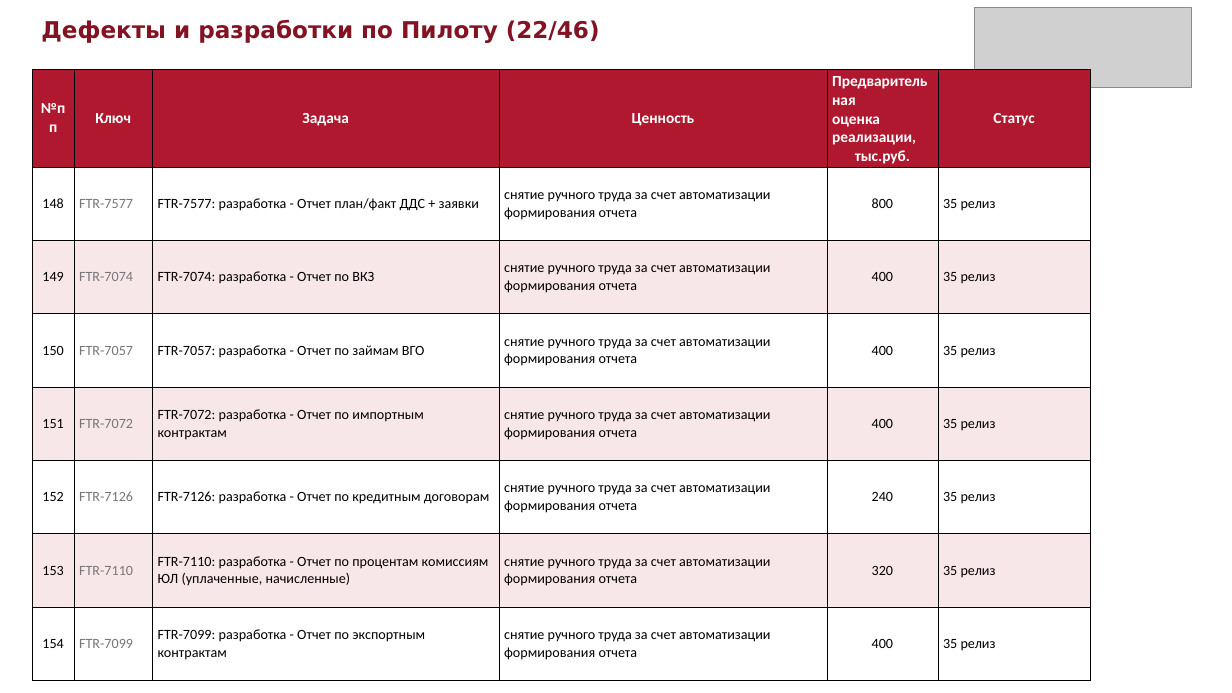
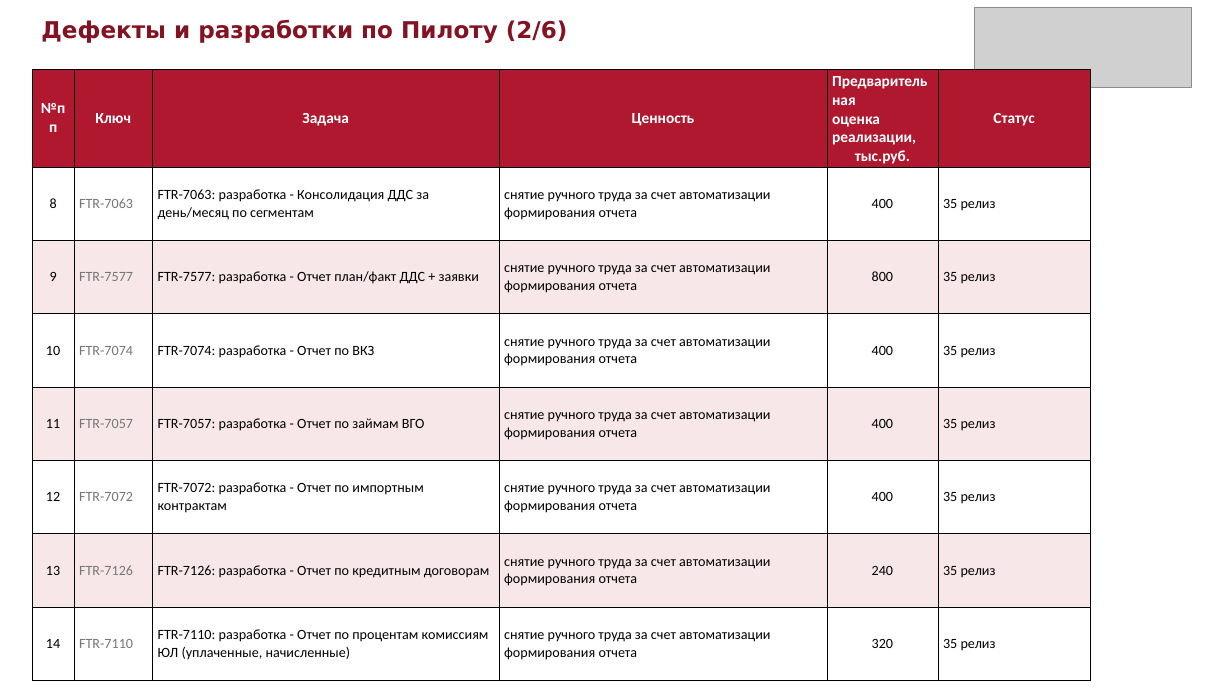
Before and after one commit to sokrat-in-me/pptx, a slide deck: slide 2 of Дефекты_и_разработки_по_Пилоту.pptx (slide 22 before the commit). Drawn at 1232x693 pixels with LibreOffice and Linux fonts; fonts in the diff are those of the drawing; grey boxes stand for pictures. Boxes give left, top, right and bottom in pixels: in the first picture for what was removed or moved away, otherwise in the second. Text is boxed around its words. In the diff, an @@ line names an element or a change of style, - is before the commit and + after.

```diff
--- a/Дефекты_и_разработки_по_Пилоту.pptx
+++ b/Дефекты_и_разработки_по_Пилоту.pptx
@@ text at (41,19,568,43): text changed @@
-Дефекты и разработки по Пилоту (22/46)
+Дефекты и разработки по Пилоту (2/6)
@@ table at (32,69,1091,664) @@
-row 2: 148 | FTR-7577 | FTR-7577: разработка - Отчет план/факт ДДС + заявки | снятие ручного труда за счет автоматизации формирования отчета | 800 | 35 релиз
+row 2: 8 | FTR-7063 | FTR-7063: разработка - Консолидация ДДС за день/месяц по сегментам | снятие ручного труда за счет автоматизации формирования отчета | 400 | 35 релиз
-row 3: 149 | FTR-7074 | FTR-7074: разработка - Отчет по ВКЗ | снятие ручного труда за счет автоматизации формирования отчета | 400 | 35 релиз
+row 3: 9 | FTR-7577 | FTR-7577: разработка - Отчет план/факт ДДС + заявки | снятие ручного труда за счет автоматизации формирования отчета | 800 | 35 релиз
-row 4: 150 | FTR-7057 | FTR-7057: разработка - Отчет по займам ВГО | снятие ручного труда за счет автоматизации формирования отчета | 400 | 35 релиз
+row 4: 10 | FTR-7074 | FTR-7074: разработка - Отчет по ВКЗ | снятие ручного труда за счет автоматизации формирования отчета | 400 | 35 релиз
-row 5: 151 | FTR-7072 | FTR-7072: разработка - Отчет по импортным контрактам | снятие ручного труда за счет автоматизации формирования отчета | 400 | 35 релиз
+row 5: 11 | FTR-7057 | FTR-7057: разработка - Отчет по займам ВГО | снятие ручного труда за счет автоматизации формирования отчета | 400 | 35 релиз
-row 6: 152 | FTR-7126 | FTR-7126: разработка - Отчет по кредитным договорам | снятие ручного труда за счет автоматизации формирования отчета | 240 | 35 релиз
+row 6: 12 | FTR-7072 | FTR-7072: разработка - Отчет по импортным контрактам | снятие ручного труда за счет автоматизации формирования отчета | 400 | 35 релиз
-row 7: 153 | FTR-7110 | FTR-7110: разработка - Отчет по процентам комиссиям ЮЛ (уплаченные, начисленные) | снятие ручного труда за счет автоматизации формирования отчета | 320 | 35 релиз
+row 7: 13 | FTR-7126 | FTR-7126: разработка - Отчет по кредитным договорам | снятие ручного труда за счет автоматизации формирования отчета | 240 | 35 релиз
-row 8: 154 | FTR-7099 | FTR-7099: разработка - Отчет по экспортным контрактам | снятие ручного труда за счет автоматизации формирования отчета | 400 | 35 релиз
+row 8: 14 | FTR-7110 | FTR-7110: разработка - Отчет по процентам комиссиям ЮЛ (уплаченные, начисленные) | снятие ручного труда за счет автоматизации формирования отчета | 320 | 35 релиз
```
Also in this commit, not shown: 5 other slides changed, 40 slides removed, 2 other files.
